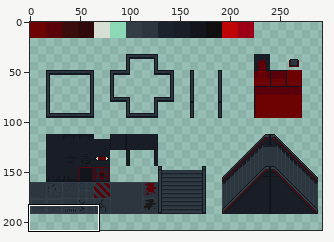
Edited in one commit: sprite sheet (Assets/KYR/Sprites/NeoZero2.png). Above, an overview of the earlier version with the close-up marked.
Close-up. Before:
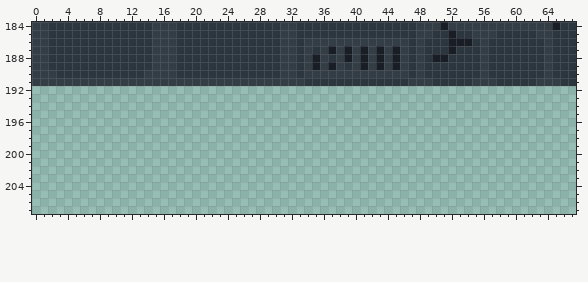
The file is 304x208 pixels. Colours within 5 levels of each other are drawn and written as one. Shown: x 0..67, y 184..207. The wide view leaves out empty margins.
After the commit:
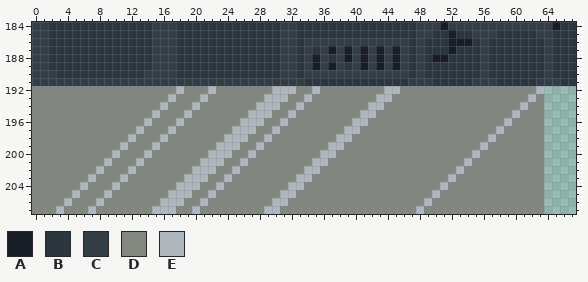
Palette (. is transparent): A #191d26  B #2c363f  C #333d46  D #828780  E #aeb6be
The edit:
Changed rows in their new state; - is an unchanged pixel.
first column x 0:
192 DDDDDDDDDDDDDDDDDDEDDDEDDDDDDDEEEDDEDDDDDDDDEEDDDDDDDDDDDDDDDDDE
193 DDDDDDDDDDDDDDDDDEDDDEDDDDDDDEEEDDEDDDDDDDDEEDDDDDDDDDDDDDDDDDED
194 DDDDDDDDDDDDDDDDEDDDEDDDDDDDEEEDDEDDDDDDDDEEDDDDDDDDDDDDDDDDDEDD
195 DDDDDDDDDDDDDDDEDDDEDDDDDDDEEEDDEDDDDDDDDEEDDDDDDDDDDDDDDDDDEDDD
196 DDDDDDDDDDDDDDEDDDEDDDDDDDEEEDDEDDDDDDDDEEDDDDDDDDDDDDDDDDDEDDDD
197 DDDDDDDDDDDDDEDDDEDDDDDDDEEEDDEDDDDDDDDEEDDDDDDDDDDDDDDDDDEDDDDD
198 DDDDDDDDDDDDEDDDEDDDDDDDEEEDDEDDDDDDDDEEDDDDDDDDDDDDDDDDDEDDDDDD
199 DDDDDDDDDDDEDDDEDDDDDDDEEEDDEDDDDDDDDEEDDDDDDDDDDDDDDDDDEDDDDDDD
200 DDDDDDDDDDEDDDEDDDDDDDEEEDDEDDDDDDDDEEDDDDDDDDDDDDDDDDDEDDDDDDDD
201 DDDDDDDDDEDDDEDDDDDDDEEEDDEDDDDDDDDEEDDDDDDDDDDDDDDDDDEDDDDDDDDD
202 DDDDDDDDEDDDEDDDDDDDEEEDDEDDDDDDDDEEDDDDDDDDDDDDDDDDDEDDDDDDDDDD
203 DDDDDDDEDDDEDDDDDDDEEEDDEDDDDDDDDEEDDDDDDDDDDDDDDDDDEDDDDDDDDDDD
204 DDDDDDEDDDEDDDDDDDEEEDDEDDDDDDDDEEDDDDDDDDDDDDDDDDDEDDDDDDDDDDDD
205 DDDDDEDDDEDDDDDDDEEEDDEDDDDDDDDEEDDDDDDDDDDDDDDDDDEDDDDDDDDDDDDD
206 DDDDEDDDEDDDDDDDEEEDDEDDDDDDDDEEDDDDDDDDDDDDDDDDDEDDDDDDDDDDDDDD
207 DDDEDDDEDDDDDDDEEEDDEDDDDDDDDEEDDDDDDDDDDDDDDDDDEDDDDDDDDDDDDDDD
Boxes around the changes in both close-ups, in picture pixels (x1, y1, x2, y2):
added: (32, 86, 544, 214)
